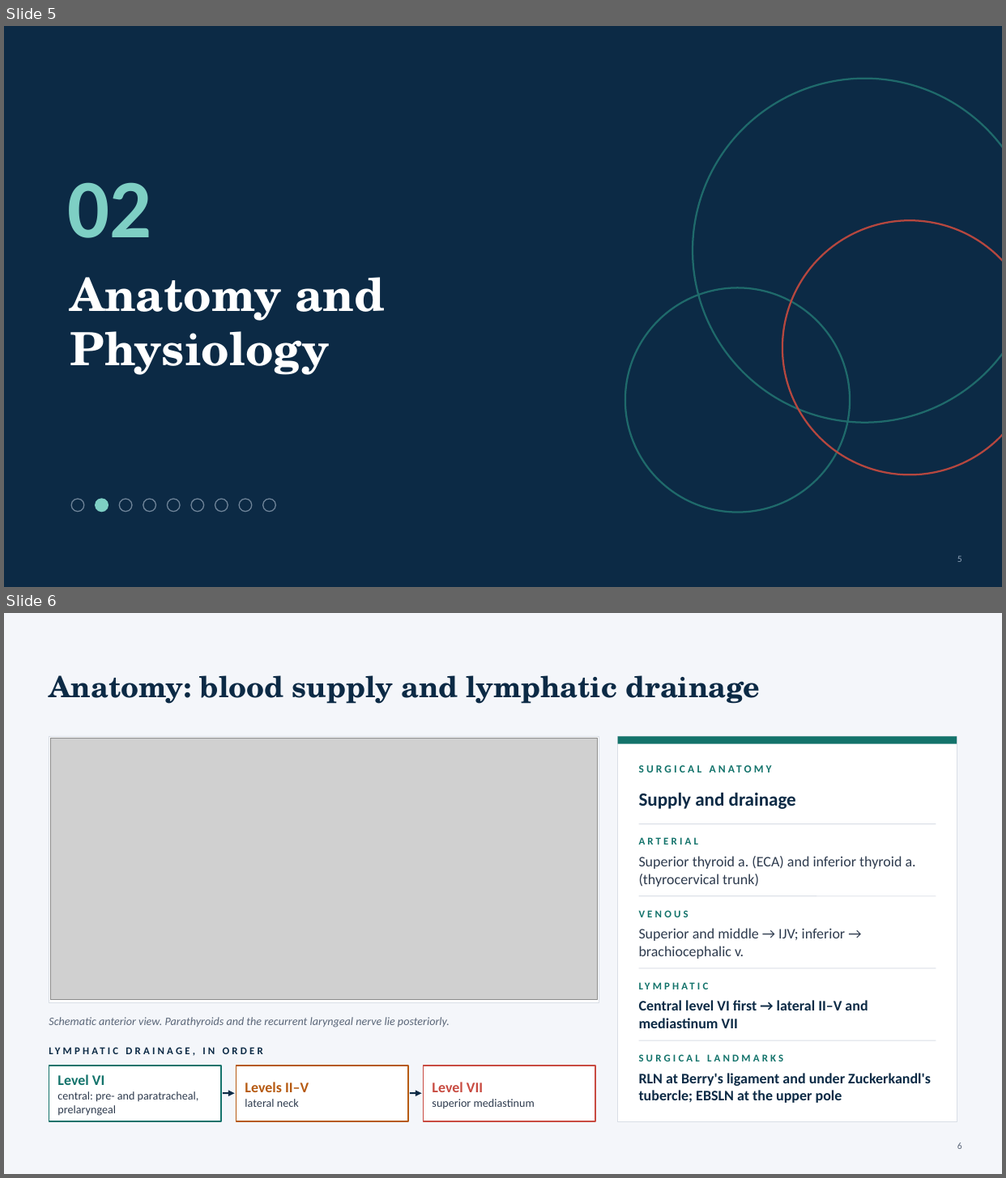
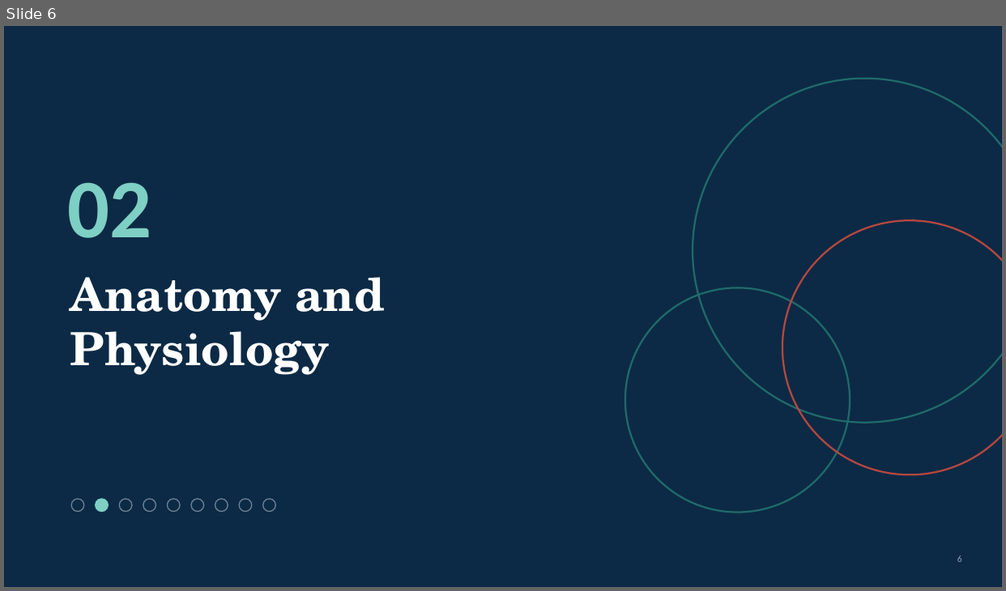
Before and after one commit to Anmo0/Claude-Code-Cloud-, a slide deck: thyroid-seminar/Thyroid_Tumors_Seminar.pptx. Shown one above the other, each under a label of ours: slides 5 and 6 before the commit, slide 6 after it. The pictures are 1006x1178 and 1006x591 pixels, drawn with LibreOffice and Linux fonts; fonts in the diff are those of the drawing; grey boxes stand for pictures. Boxes give left, top, right and bottom in pixels: in the first picture for what was removed or moved away, otherwise in the second. Text is boxed around its words. In the diff, an @@ line names an element or a change of style, - is before the commit and + after.

```diff
--- a/thyroid-seminar/Thyroid_Tumors_Seminar.pptx
+++ b/thyroid-seminar/Thyroid_Tumors_Seminar.pptx
@@ slide 6 removed at (x1=4, y1=613, x2=1002, y2=1174), background #F4F6FA @@
@@ title removed at (x1=49, y1=675, x2=761, y2=704) @@
-Anatomy: blood supply and lymphatic drainage
@@ rectangle removed at (x1=49, y1=736, x2=599, y2=1003) @@
@@ picture removed at (x1=50, y1=738, x2=598, y2=1000) @@
@@ rectangle removed at (x1=618, y1=736, x2=957, y2=1122) @@
@@ rectangle removed at (x1=618, y1=736, x2=957, y2=744) @@
@@ text removed at (x1=639, y1=759, x2=936, y2=778) @@
-SURGICAL ANATOMY
@@ text removed at (x1=639, y1=792, x2=796, y2=809) @@
-Supply and drainage
@@ line removed from (639, 824) to (936, 824) @@
@@ text removed at (x1=639, y1=837, x2=699, y2=845) @@
-ARTERIAL
@@ text removed at (x1=639, y1=856, x2=916, y2=887) @@
-Superior thyroid a. (ECA) and inferior thyroid a. (thyrocervical trunk)
@@ line removed from (639, 897) to (936, 897) @@
@@ text removed at (x1=639, y1=910, x2=688, y2=918) @@
-VENOUS
@@ text removed at (x1=639, y1=928, x2=846, y2=959) @@
-Superior and middle → IJV; inferior → brachiocephalic v.
@@ line removed from (639, 969) to (936, 969) @@
@@ text removed at (x1=639, y1=976, x2=936, y2=995) @@
-LYMPHATIC
@@ text removed at (x1=639, y1=1000, x2=867, y2=1029) @@
-Central level VI first → lateral II–V and mediastinum VII
@@ text removed at (x1=49, y1=1017, x2=450, y2=1028) @@
-Schematic anterior view. Parathyroids and the recurrent laryngeal nerve lie posteriorly.
@@ text removed at (x1=49, y1=1041, x2=424, y2=1061) @@
-LYMPHATIC DRAINAGE, IN ORDER
@@ line removed from (639, 1041) to (936, 1041) @@
@@ rectangle removed at (x1=49, y1=1066, x2=221, y2=1122) @@
@@ rectangle removed at (x1=236, y1=1066, x2=408, y2=1122) @@
@@ rectangle removed at (x1=424, y1=1066, x2=595, y2=1122) @@
@@ text removed at (x1=639, y1=1054, x2=783, y2=1062) @@
-SURGICAL LANDMARKS
@@ text removed at (x1=639, y1=1073, x2=931, y2=1103) @@
-RLN at Berry's ligament and under Zuckerkandl's tubercle; EBSLN at the upper pole
@@ text removed at (x1=57, y1=1075, x2=199, y2=1116) @@
-Level VI
-central: pre- and paratracheal, prelaryngeal
@@ arrow removed from (223, 1093) to (235, 1093) @@
@@ text removed at (x1=245, y1=1082, x2=309, y2=1107) @@
-Levels II–V
-lateral neck
@@ arrow removed from (410, 1093) to (422, 1093) @@
@@ text removed at (x1=432, y1=1082, x2=535, y2=1110) @@
-Level VII
-superior mediastinum
@@ page number removed at (x1=957, y1=1143, x2=962, y2=1149) @@
-6
@@ what was slide 5 is now slide 6 @@
```
Also in this commit, not shown: 2 slides changed, 17 slides added, 12 other slides removed, 11 other files.
